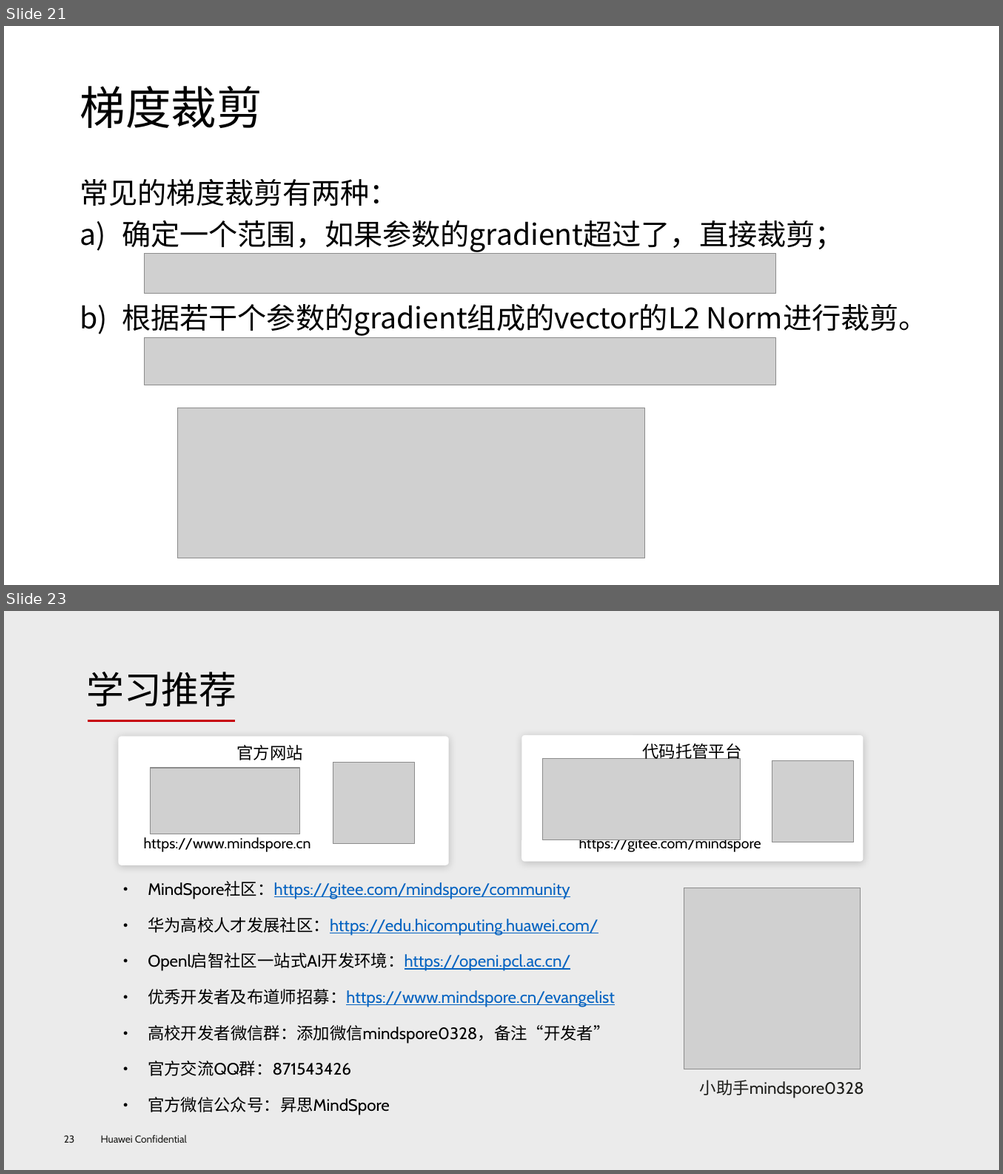
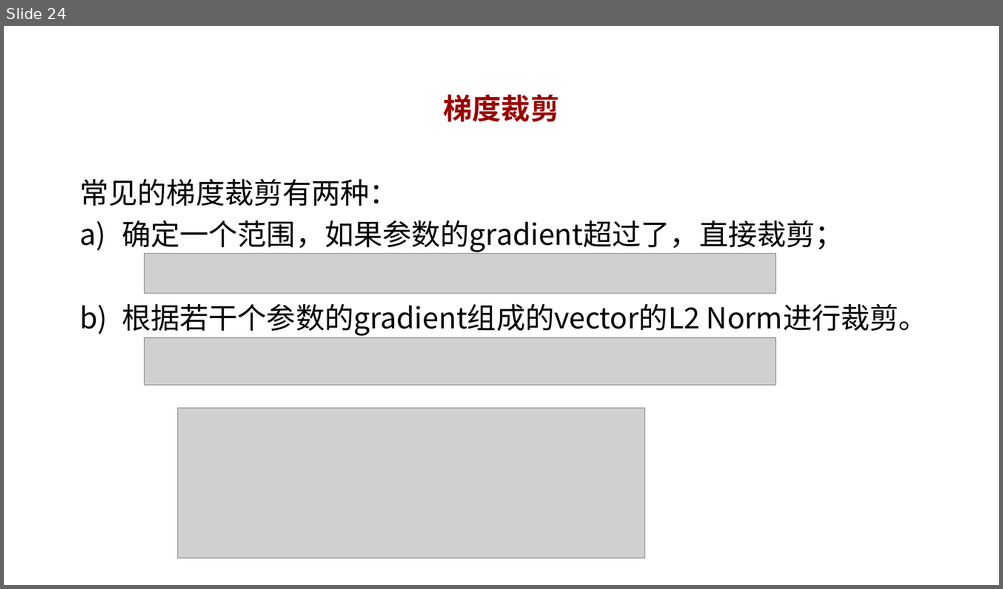
Before and after one commit to mindspore-courses/CradleOfAI, a slide deck: MindSpore做深度学习训练.pptx. Shown one above the other, each under a label of ours: slides 21 and 23 before the commit, slide 24 after it; the slides between them are not shown. The pictures are 1003x1174 and 1003x589 pixels, drawn with LibreOffice and Linux fonts; fonts in the diff are those of the drawing; grey boxes stand for pictures; background and template pictures are left out. Boxes give left, top, right and bottom in pixels: in the first picture for what was removed or moved away, otherwise in the second. Text is boxed around its words. In the diff, an @@ line names an element or a change of style, - is before the commit and + after.

```diff
--- a/MindSpore做深度学习训练.pptx
+++ b/MindSpore做深度学习训练.pptx
@@ slide 23 removed at (x1=4, y1=611, x2=999, y2=1170), background #EBEBEB @@
@@ text removed at (x1=86, y1=672, x2=237, y2=706) @@
-学习推荐
@@ line removed from (235, 721) to (88, 721) @@
@@ rounded rectangle removed at (x1=118, y1=736, x2=449, y2=866) @@
@@ rounded rectangle removed at (x1=522, y1=735, x2=864, y2=862) @@
@@ text removed at (x1=642, y1=743, x2=741, y2=761) @@
-代码托管平台
@@ text removed at (x1=237, y1=745, x2=303, y2=760) @@
-官方网站
@@ picture removed at (x1=333, y1=762, x2=415, y2=843) @@
@@ picture removed at (x1=543, y1=759, x2=740, y2=840) @@
@@ picture removed at (x1=771, y1=761, x2=853, y2=843) @@
@@ picture removed at (x1=151, y1=768, x2=299, y2=833) @@
@@ text removed at (x1=144, y1=837, x2=311, y2=852) @@
-https://www.mindspore.cn
@@ text removed at (x1=579, y1=837, x2=761, y2=852) @@
-https://gitee.com/mindspore
@@ text removed at (x1=148, y1=881, x2=614, y2=1115) @@
-● MindSpore社区：https://gitee.com/mindspore/community
-● 华为高校人才发展社区：https://edu.hicomputing.huawei.com/
-● Openl启智社区一站式AI开发环境：https://openi.pcl.ac.cn/
-● 优秀开发者及布道师招募：https://www.mindspore.cn/evangelist
-● 高校开发者微信群：添加微信mindspore0328，备注“开发者”
-● 官方交流QQ群：871543426
-● 官方微信公众号：昇思MindSpore
@@ picture removed at (x1=684, y1=888, x2=859, y2=1069) @@
@@ text removed at (x1=700, y1=1080, x2=864, y2=1098) @@
-小助手mindspore0328
@@ page number removed at (x1=64, y1=1136, x2=75, y2=1143) @@
-23
@@ text removed at (x1=101, y1=1135, x2=187, y2=1143) @@
-Huawei Confidential
@@ what was slide 21 is now slide 24 @@
@@ slide 24 changed as well @@
@@ title "梯度裁剪" at (x1=444, y1=94, x2=560, y2=122): size 44 to 28 pt, text colour #000000 to #990000, bold on; alignment left to centre; more space between paragraphs @@
```
Also in this commit, not shown: 22 other slides changed, 4 slides added, 1 other slide removed, 28 other files.
